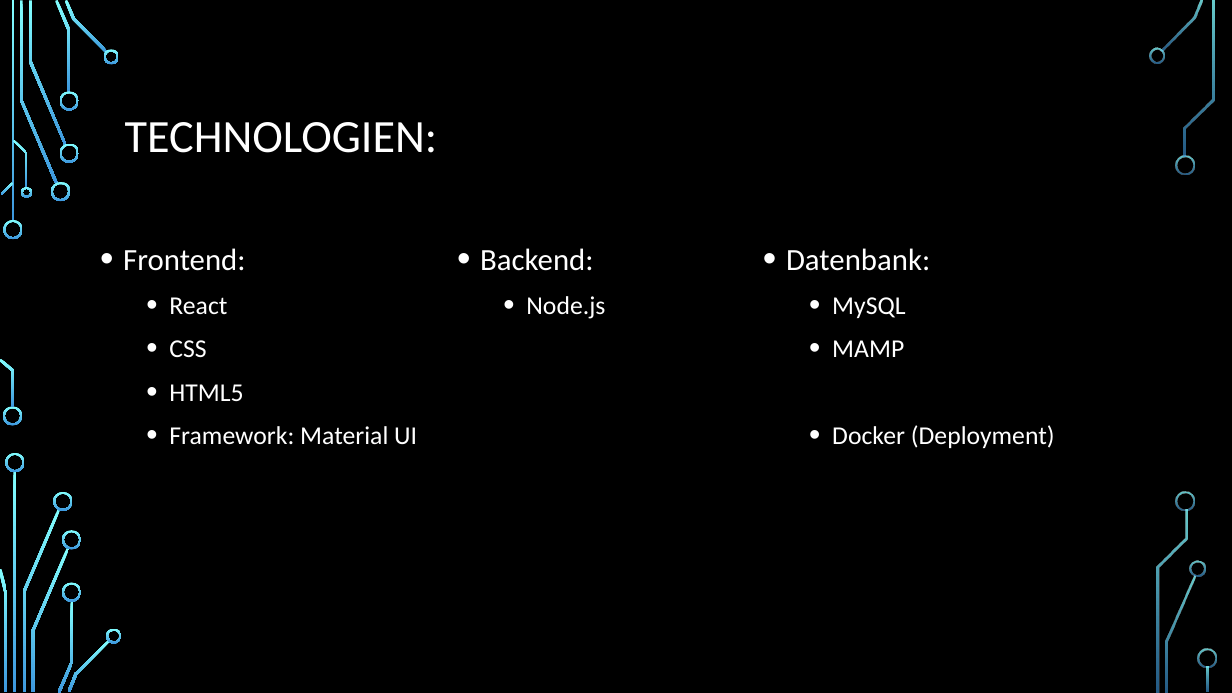
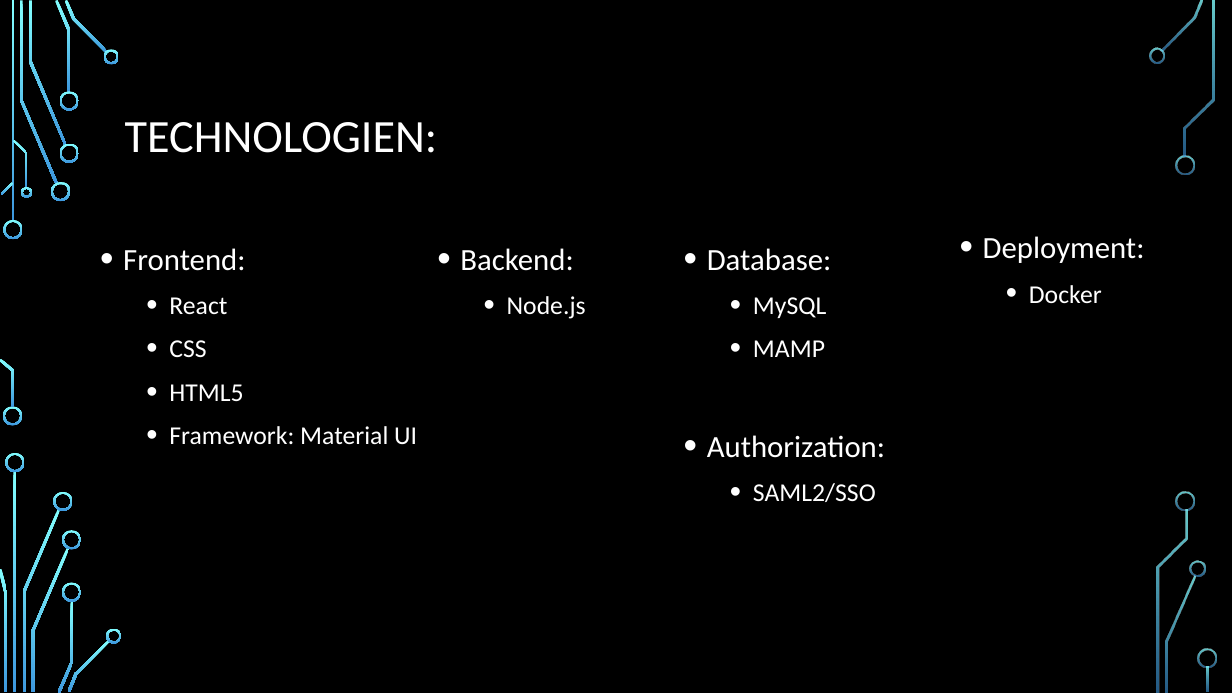
Before and after one commit to carinaw13/WT-Project, a slide deck: slide 3 of vereinswebseite/Präsentation/Präsentation_Vereinswebseite.pptx. Drawn at 1232x693 pixels with LibreOffice and Linux fonts; fonts in the diff are those of the drawing; background and template pictures are left out. Boxes give left, top, right and bottom in pixels: in the first picture for what was removed or moved away, otherwise in the second. Text is boxed around its words. In the diff, an @@ line names an element or a change of style, - is before the commit and + after.

Commit message:
Final Presentation

```diff
--- a/vereinswebseite/Präsentation/Präsentation_Vereinswebseite.pptx
+++ b/vereinswebseite/Präsentation/Präsentation_Vereinswebseite.pptx
@@ text "Backend:": place and size @@
-text "Backend:" at [480, 248, 605, 319]
+text "Backend:" at [460, 248, 586, 319]
@@ text "Database:": place and size @@
-text "Database:" at [786, 248, 1055, 448]
+text "Database:" at [707, 248, 885, 502]
@@ text added at [983, 236, 1145, 303], 24 pt, text #FFFFFF @@
+• Deployment:
+  • Docker
@@ text at [707, 248, 832, 271]: text changed @@
-• Datenbank:
+• Database:
@@ text at [707, 435, 885, 502]: text changed; size 20 to 24 pt @@
-  • Docker (Deployment)
+• Authorization:
+  • SAML2/SSO
```
